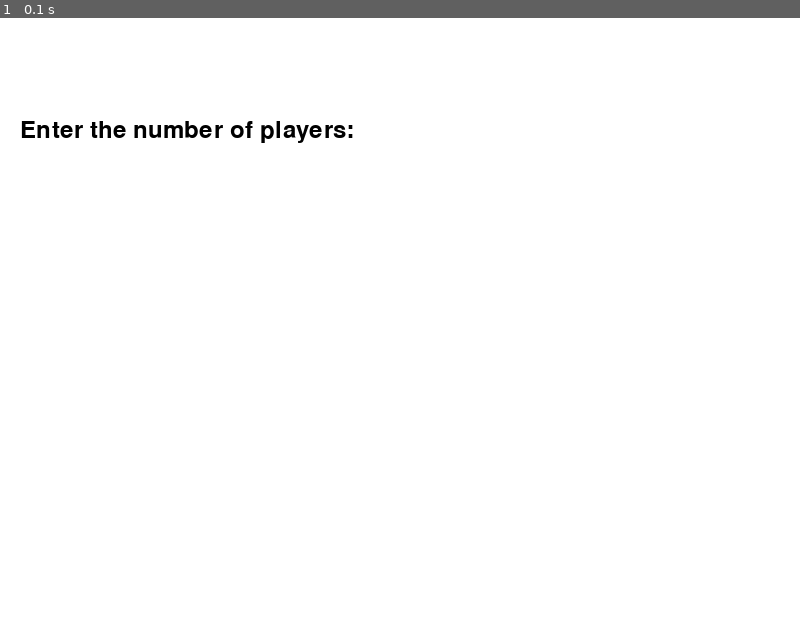
Above: before the commit, frame 1.
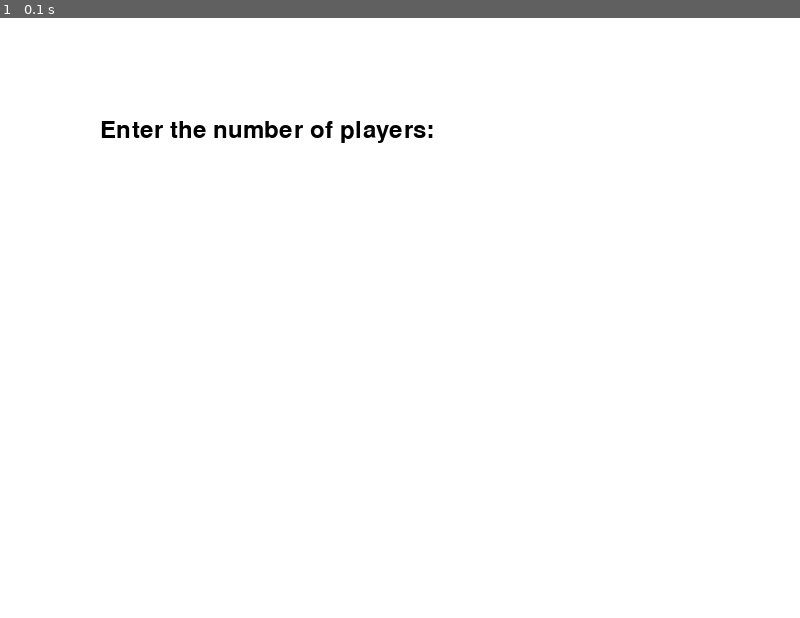
Above: after the commit, the same moment.

Repository: Vexmage/OrcKnucklePygame
Game: pygame game, started from src/main.py
Same seed, same stepped clock (60 frames per second), same inputs: the game is played once before the commit and once after it.
Inputs:
- Up to frame 1 (0.1 s): no input

The runs differ from the first frame. In frame 1, 0.8% of the frame differs, in the area x 2-55%, y 17-21%.

Commit message:
fix font issue

Diff:
--- a/src/game.py
+++ b/src/game.py
@@ -4,81 +4,65 @@
 from collections import Counter
 import time
 
-# Initialize Pygame
-pygame.init()
-
-# Window settings
-WINDOW_WIDTH = 800
-WINDOW_HEIGHT = 600
-screen = pygame.display.set_mode((WINDOW_WIDTH, WINDOW_HEIGHT))
-pygame.display.set_caption("OrcKnuckle")
-
 # Set colors
 WHITE = (255, 255, 255)
 BLACK = (0, 0, 0)
 
-# Set font
-font = pygame.font.SysFont(None, 36)
-
 class Game:
     def __init__(self, screen):
+        self.screen = screen
         self.players = []
         self.dice = Dice()
-        self.screen = screen
         self.running = True
-        self.input_active = True
-        self.current_input = ""
-        self.player_inputs = []
+        self.font = pygame.font.SysFont(None, 36)  # Initialize font after Pygame is initialized
 
     def draw_text(self, text, x, y):
         """Helper function to render text on the screen."""
-        text_surface = font.render(text, True, BLACK)
+        text_surface = self.font.render(text, True, BLACK)
         self.screen.blit(text_surface, (x, y))
 
-    def get_text_input(self, prompt, y_offset):
-        """Handle text input for player setup."""
-        waiting = True
-        input_box = ""
+    def input_box(self, prompt, x, y):
+        """Function to display an input box and return the user input."""
+        input_text = ''
+        self.draw_text(prompt, x, y)
+        pygame.display.update()
 
-        while waiting:
-            self.screen.fill(WHITE)
-            self.draw_text(prompt, 20, y_offset)
-            self.draw_text(input_box, 20, y_offset + 40)
-
+        active = True
+        while active:
             for event in pygame.event.get():
                 if event.type == pygame.QUIT:
-                    self.running = False
-                    waiting = False
+                    pygame.quit()
                 elif event.type == pygame.KEYDOWN:
                     if event.key == pygame.K_RETURN:
-                        waiting = False
+                        active = False
                     elif event.key == pygame.K_BACKSPACE:
-                        input_box = input_box[:-1]  # Remove the last character
+                        input_text = input_text[:-1]
                     else:
-                        input_box += event.unicode  # Add the new character
+                        input_text += event.unicode
 
-            pygame.display.update()
+                self.screen.fill(WHITE)  # Clear screen before each re-draw
+                self.draw_text(prompt, x, y)
+                self.draw_text(input_text, x, y + 40)
+                pygame.display.update()
 
-        return input_box
+        return input_text
 
     def add_player(self):
         """Add human or computer players via GUI."""
-        num_players = int(self.get_text_input("Enter the number of players:", 100))
-
+        num_players = int(self.input_box("Enter the number of players:", 100, 100))
         for i in range(1, num_players + 1):
-            player_name = self.get_text_input(f"Enter name for Player {i}:", 150)
-            player_type = self.get_text_input(f"Is {player_name} a human or computer? (human/computer):", 200).lower()
+            name = self.input_box(f"Enter the name of Player {i}:", 100, 150 + i * 60)
+            player_type = self.input_box(f"Is {name} human or computer?", 100, 150 + i * 100).lower()
 
             if player_type == "human":
-                self.players.append(HumanPlayer(player_name))
+                self.players.append(HumanPlayer(name))
             else:
-                self.players.append(ComputerPlayer(player_name))
+                self.players.append(ComputerPlayer(name))
 
     def apply_cancellation(self):
         """Handle rune cancellation between players."""
         rune_counts = {player.name: Counter([rune for rune, _ in player.rolls]) for player in self.players}
-        self.screen.fill(WHITE)
-        y_offset = 20
+        y_offset = 20  # Start position for displaying cancellations
 
         # Iterate over each player's runes and cancel them accordingly
         while True:
@@ -135,30 +119,25 @@
         return rune_counts
 
     def play_round(self):
-        """Play one round of the game where each player rolls."""
+        """Play a single round and display the results on the screen."""
         self.screen.fill(WHITE)
         y_offset = 20
-
         for player in self.players:
             player.roll_knuckles(self.dice)
-            time.sleep(1)  # Adds suspense
+            time.sleep(1)
 
-            # Display the player's rolls on the screen
+            # Display rolls
             self.draw_text(f"{player.name} rolled:", 20, y_offset)
             y_offset += 40
-
             for rune, knuckle_type in player.rolls:
                 self.draw_text(f"{knuckle_type.capitalize()} shows a {rune.capitalize()} ({player.rune_values[rune]} points)", 40, y_offset)
                 y_offset += 40
-
             pygame.display.update()
 
-            if y_offset > WINDOW_HEIGHT - 100:
-                time.sleep(2)
-                self.screen.fill(WHITE)
-                y_offset = 20
+        # Apply rune cancellation logic after rolls
+        final_runes = self.apply_cancellation()
 
-        final_runes = self.apply_cancellation()
+        # Calculate and display scores after cancellation
         self.calculate_scores(final_runes)
 
     def calculate_scores(self, final_runes):
@@ -176,7 +155,7 @@
     def pause_for_next_round(self):
         """Pause the game and wait for player input before continuing."""
         waiting = True
-        self.draw_text("Press any key to start the next round, or press ESC to quit.", 20, WINDOW_HEIGHT - 50)
+        self.draw_text("Press any key to start the next round, or press ESC to quit.", 20, 550)
         pygame.display.update()
 
         while waiting:
@@ -194,14 +173,12 @@
     def main_loop(self):
         """Main game loop that handles Pygame events."""
         while self.running:
-            self.screen.fill(WHITE)
             self.play_round()
             self.pause_for_next_round()
-            pygame.display.update()
 
         pygame.quit()
 
     def start(self):
-        """Start the game, set up players, and manage rounds."""
+        """Start the game, handle player input, and manage rounds."""
         self.add_player()
         self.main_loop()
--- a/src/orcknuckle.py
+++ b/src/orcknuckle.py
@@ -1,21 +1,22 @@
+
 import pygame
-from game import Game  # Ensure the Game class is imported from the game module
+from game import Game
+
+# Initialize Pygame
+pygame.init()
+
+# Set window size and title
+WINDOW_WIDTH = 800
+WINDOW_HEIGHT = 600
+screen = pygame.display.set_mode((WINDOW_WIDTH, WINDOW_HEIGHT))
+pygame.display.set_caption("OrcKnuckle")
 
 def main():
-    # Initialize Pygame
-    pygame.init()
+    # Create a new instance of the Game class
+    game = Game(screen)
 
-    # Set window size and title
-    WINDOW_WIDTH = 800
-    WINDOW_HEIGHT = 600
-    screen = pygame.display.set_mode((WINDOW_WIDTH, WINDOW_HEIGHT))
-    pygame.display.set_caption("OrcKnuckle")
-
-    # Run the game
-    game = Game(screen)  # Pass the Pygame screen to the Game class
+    # Start the game
     game.start()
-
-    pygame.quit()
 
 if __name__ == "__main__":
     main()
